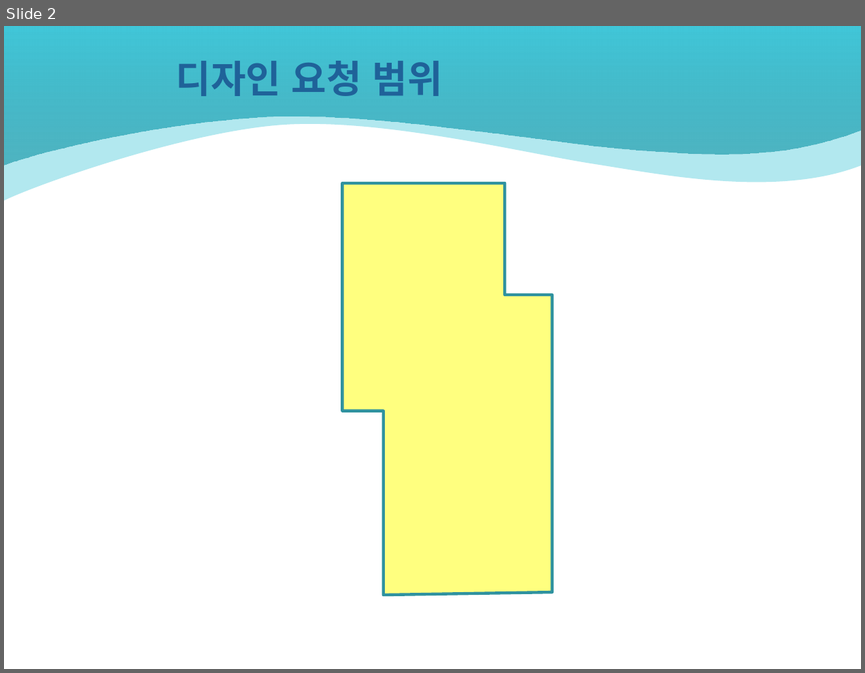
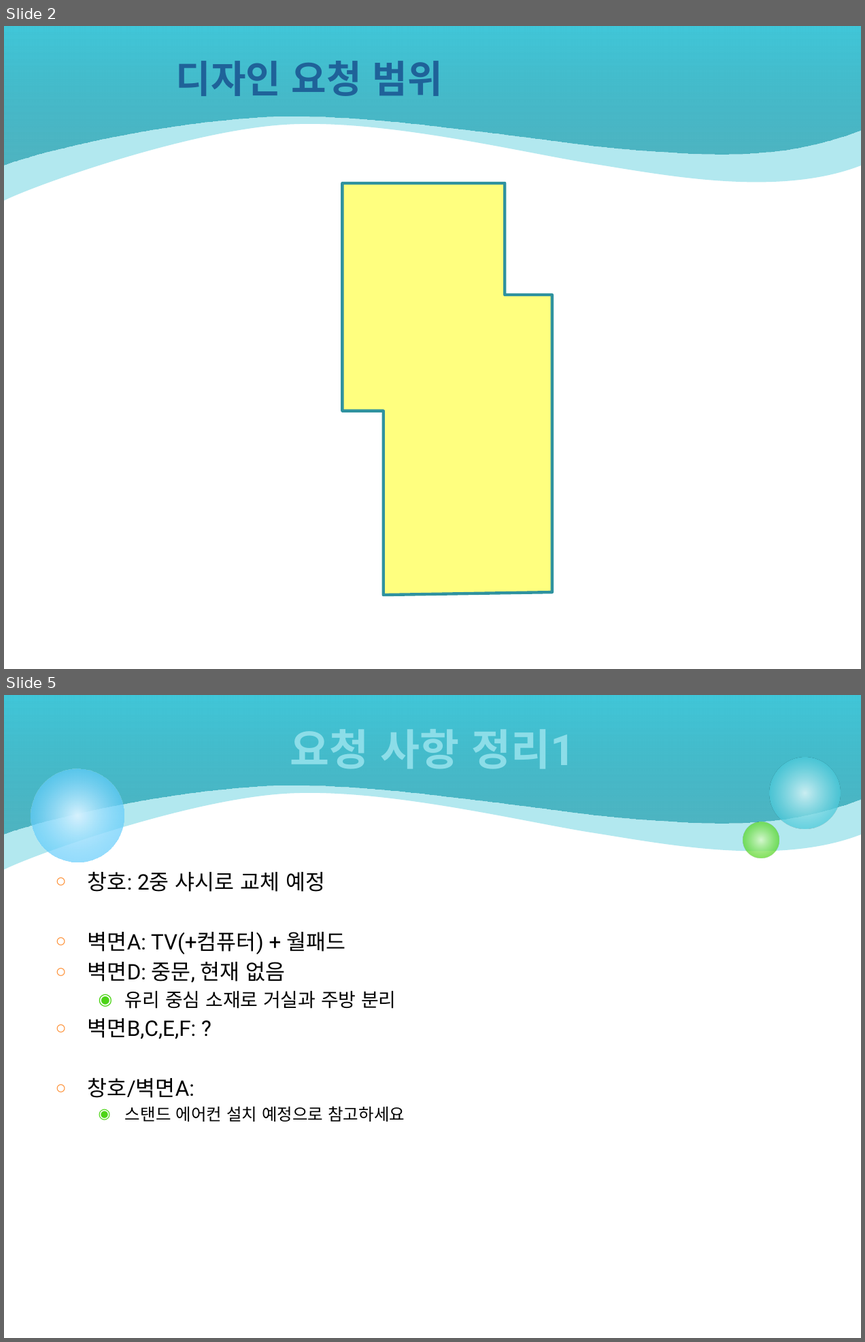
Before and after one commit to ketri-scs/4f_design, a slide deck: 100_컨셉 디자인/K220123_인테리어 컨셉 디자인 요청 사항 v0.8.pptx. Shown one above the other, each under a label of ours: slide 2 before the commit, slides 2 and 5 after it; the slides between them are not shown. The pictures are 865x673 and 865x1342 pixels, drawn with LibreOffice and Linux fonts; fonts in the diff are those of the drawing; background and template pictures are left out. Boxes give left, top, right and bottom in pixels: in the first picture for what was removed or moved away, otherwise in the second. Text is boxed around its words. In the diff, an @@ line names an element or a change of style, - is before the commit and + after.

```diff
--- a/100_컨셉 디자인/K220123_인테리어 컨셉 디자인 요청 사항 v0.8.pptx
+++ b/100_컨셉 디자인/K220123_인테리어 컨셉 디자인 요청 사항 v0.8.pptx
@@ slide 5 added at bbox=[4, 695, 861, 1338], background #FFFFFF; not listed: 2 template elements that a slide beside it also shows @@
@@ title added at bbox=[290, 729, 575, 769], 36 pt, text gradient #D9F4F7 to #8CDDE8, bold @@
+요청 사항 정리1
@@ ellipse added at bbox=[31, 768, 124, 862], fill gradient #D6F2FE to #33BDFB @@
@@ ellipse added at bbox=[769, 758, 840, 829], fill gradient #D9F4F7 to #40C6D8 @@
@@ ellipse added at bbox=[742, 821, 779, 858], fill gradient #DAFACD to #4CD416 @@
@@ text added at bbox=[88, 871, 405, 1121], 18 pt, text #000000 @@
+○ 창호: 2중 샤시로 교체 예정
+○ 벽면A: TV(+컴퓨터) + 월패드
+○ 벽면D: 중문, 현재 없음
+  ◉ 유리 중심 소재로 거실과 주방 분리
+○ 벽면B,C,E,F: ?
+○ 창호/벽면A:
+  ◉ 스탠드 에어컨 설치 예정으로 참고하세요
```
Also in this commit, not shown: 3 other slides added, 1 slide removed.
